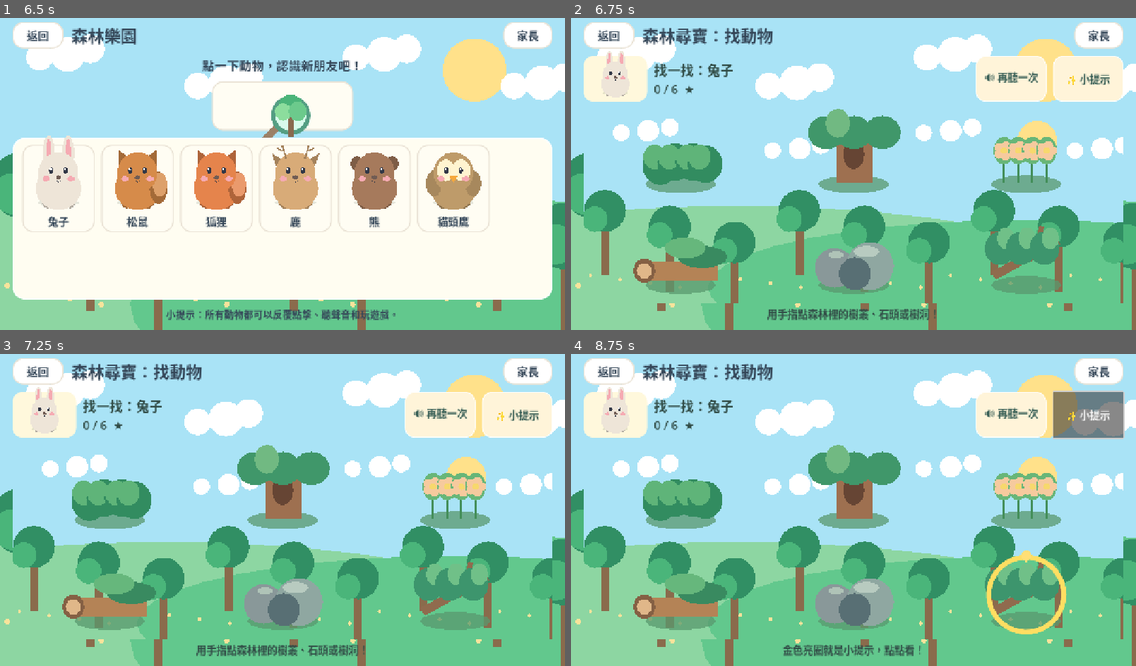
Above: before the commit, frames 1-4 (two rows, left to right).
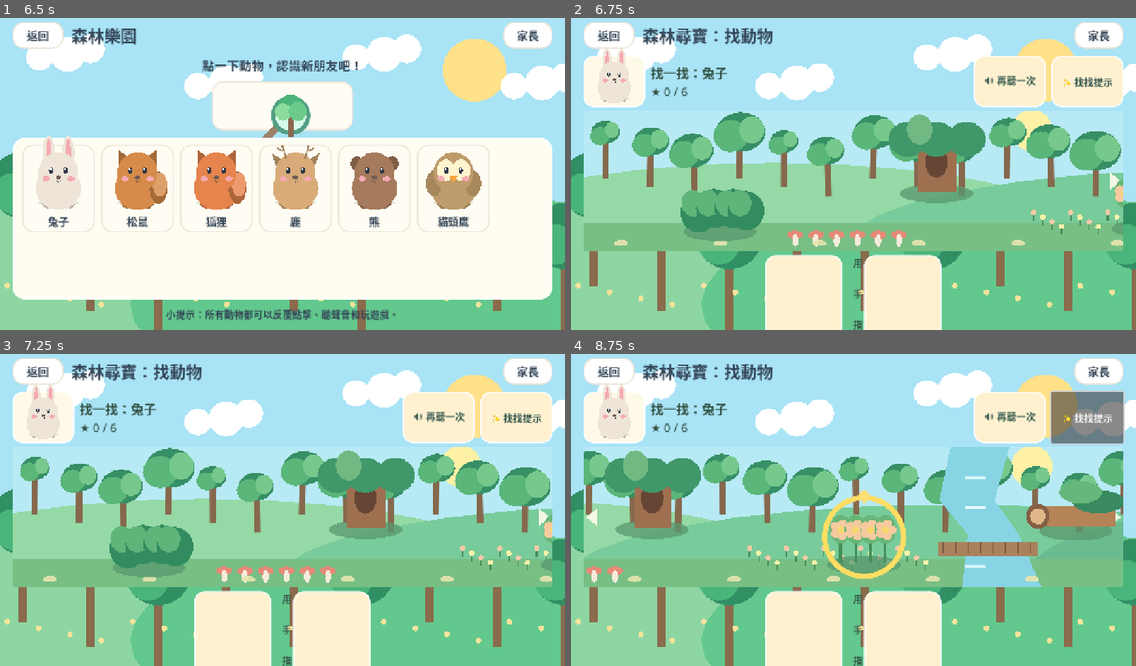
Above: after the commit, the same moments.

Repository: jimmy0933b3-sudo/farm
Game: Godot game, scene res://scenes/Main.tscn
Two runs of this game, one before a commit and one after it. Both use one fixed random seed, a clock stepped at 60 frames per second and the inputs below.
Inputs (mouse positions are in pixels of both pictures, inside the frame that each line leads up to):
- Up to frame 1 (6.5 s): click (90, 142) at 0.52 s; click "返回" at 1.25 s; click (90, 142) at 2.02 s; click "家長" at 2.75 s; click (282, 174) at 3.52 s; type "12" at 3.6 s; click "確認" at 4.25 s; click "返回" at 5 s; click (220, 142) at 5.77 s
- Up to frame 2 (6.75 s): click (853, 105) at 6.5 s
- Up to frame 3 (7.25 s): no input
- Up to frame 4 (8.75 s): click "🔊 再聽一次" at 7.25 s; click "✨ 小提示" (after the commit: "✨ 找找提示") at 8 s

Frame 1 is identical in both runs. In frame 2, 46% of the frame differs, in the area x 2-98%, y 9-100%; in frame 3, 46%; in frame 4, 47%.

Commit message:
feat(forest): replace six-grid with continuous forest adventure and resumable progress

Diff:
--- a/scripts/ForestDiscovery.gd
+++ b/scripts/ForestDiscovery.gd
@@ -1,13 +1,10 @@
 extends VBoxContainer
-## Child-friendly forest search: visual target, spoken guide, six real
-## hiding locations with shuffled positions on each replay, no timer.
+## A complete, readable-at-age-four large forest adventure.
+## Keeps compatibility with the existing forest game/test interface.
 signal completed
 
 const AnimalArt = preload("res://scripts/AnimalArt.gd")
-const Backdrop = preload("res://scripts/Backdrop.gd")
-const Spot = preload("res://scripts/ForestHideSpot.gd")
-
-const COVERS: Array = ["bush","trunk","flowers","log","rocks","branch"]
+const Map = preload("res://scripts/ForestPanMap.gd")
 const ORDER: Array = ["rabbit","squirrel","fox","deer","bear","owl"]
 
 var animal_info: Array = []
@@ -23,7 +20,6 @@
 var target_label: Label
 var status_label: Label
 var subtitle: Label
-var rng := RandomNumberGenerator.new()
 var moving_on: bool = false
 
 func setup(animals: Array, store, narrator) -> void:
@@ -32,102 +28,98 @@
 	sound = narrator
 
 func _ready() -> void:
-	add_theme_constant_override("separation",7)
+	add_theme_constant_override("separation",8)
 	size_flags_vertical = Control.SIZE_EXPAND_FILL
 	size_flags_horizontal = Control.SIZE_EXPAND_FILL
-	rng.randomize()
-	# Hidden places shuffle while the six educational prompts stay predictable.
-	placement = ORDER.duplicate()
-	placement.shuffle()
-	var prompt_row=HBoxContainer.new()
-	prompt_row.add_theme_constant_override("separation",15)
-	add_child(prompt_row)
+	var session: Dictionary = save_data.get_forest_explore_session(ORDER)
+	placement = session.get("placement",[]).duplicate()
+	var discovered: Array = session.get("found",[])
+	for animal_id in discovered:
+		found.append(placement.find(animal_id))
+	round_index = found.size()
+
+	var banner = HBoxContainer.new()
+	banner.add_theme_constant_override("separation",12)
+	add_child(banner)
 	var target_frame=PanelContainer.new()
-	target_frame.custom_minimum_size=Vector2(145,105)
+	target_frame.custom_minimum_size=Vector2(140,112)
 	var style=StyleBoxFlat.new()
-	style.bg_color=Color("#FFF8DC")
-	style.set_corner_radius_all(24)
-	style.content_margin_left=10
-	style.content_margin_right=10
-	style.content_margin_top=8
-	style.content_margin_bottom=8
+	style.bg_color=Color("#FFFAE8")
+	style.set_corner_radius_all(22)
+	style.set_border_width_all(3)
+	style.border_color=Color("#FFFFFF")
+	style.content_margin_left=8
+	style.content_margin_right=8
+	style.content_margin_top=6
+	style.content_margin_bottom=6
 	target_frame.add_theme_stylebox_override("panel",style)
-	prompt_row.add_child(target_frame)
-	target_art=AnimalArt.new()
+	banner.add_child(target_frame)
+	target_art = AnimalArt.new()
+	target_art.custom_minimum_size=Vector2(122,105)
 	target_art.mouse_filter=Control.MOUSE_FILTER_IGNORE
 	target_frame.add_child(target_art)
 	var words=VBoxContainer.new()
-	words.size_flags_horizontal=Control.SIZE_EXPAND_FILL
+	words.size_flags_horizontal = Control.SIZE_EXPAND_FILL
 	words.alignment=BoxContainer.ALIGNMENT_CENTER
-	prompt_row.add_child(words)
-	target_label=_text("找到這隻動物！",30)
+	banner.add_child(words)
+	target_label=_text("找找看，動物藏哪裡？",29)
 	words.add_child(target_label)
-	status_label=_text("○ ○ ○ ○ ○ ○",26)
+	status_label=_text("★ 0 / 6",26)
 	words.add_child(status_label)
-	var speak_button=_round_button("🔊 再聽一次",Callable(self,"repeat_hint"))
-	prompt_row.add_child(speak_button)
-	var help_button=_round_button("✨ 小提示",Callable(self,"hint_target"))
-	prompt_row.add_child(help_button)
-	stage=Control.new()
-	stage.clip_contents=true
-	stage.custom_minimum_size=Vector2(520,315)
+	banner.add_child(_rounded("🔊 再聽一次",Callable(self,"repeat_hint"),Vector2(164,75)))
+	banner.add_child(_rounded("✨ 找找提示",Callable(self,"hint_target"),Vector2(164,75)))
+	stage=Map.new()
+	stage.setup(animal_info,placement,bool(save_data.data["settings"].get("reduce_motion",false)))
+	stage.custom_minimum_size=Vector2(550,320)
+	stage.hideout_tapped.connect(attempt_spot)
 	stage.size_flags_vertical=Control.SIZE_EXPAND_FILL
 	stage.size_flags_horizontal=Control.SIZE_EXPAND_FILL
 	add_child(stage)
-	var bg=Backdrop.new()
-	bg.scene_type="forest"
-	bg.mouse_filter=Control.MOUSE_FILTER_IGNORE
-	bg.set_anchors_and_offsets_preset(Control.PRESET_FULL_RECT)
-	stage.add_child(bg)
-	for i in range(placement.size()):
-		var spot=Spot.new()
-		spot.setup(i,str(COVERS[i]),_get_animal(str(placement[i])))
-		spot.inspected.connect(attempt_spot)
-		stage.add_child(spot)
-		spots.append(spot)
-	stage.resized.connect(_position_spots)
-	call_deferred("_position_spots")
-	var legend=_text("摸摸樹叢或樹洞，看看誰躲在裡面。",23)
-	legend.horizontal_alignment=HORIZONTAL_ALIGNMENT_CENTER
-	add_child(legend)
-	subtitle=legend
+	spots=stage.spots
+	for index in found:
+		if index>=0 and index<spots.size():
+			spots[index].reveal()
+	var arrows=HBoxContainer.new()
+	arrows.add_theme_constant_override("separation",24)
+	arrows.alignment=BoxContainer.ALIGNMENT_CENTER
+	add_child(arrows)
+	arrows.add_child(_rounded("◀ 往左",Callable(self,"_move_left"),Vector2(175,64)))
+	arrows.add_child(_text("用手指拖動森林找動物",22))
+	arrows.add_child(_rounded("往右 ▶",Callable(self,"_move_right"),Vector2(175,64)))
+	subtitle=_text("看看樹洞、草叢和小溪旁！",22)
+	subtitle.horizontal_alignment=HORIZONTAL_ALIGNMENT_CENTER
+	add_child(subtitle)
 	_show_target(true)
+
+func _move_left() -> void:
+	stage.pan_by(-stage.size.x*0.65)
+
+func _move_right() -> void:
+	stage.pan_by(stage.size.x*0.65)
 
 func _text(text: String, font_size: int) -> Label:
 	var label=Label.new()
 	label.text=text
 	label.add_theme_font_size_override("font_size",font_size)
-	label.add_theme_color_override("font_color",Color("#314C46"))
+	label.add_theme_color_override("font_color",Color("#365548"))
 	label.vertical_alignment=VERTICAL_ALIGNMENT_CENTER
 	label.autowrap_mode=TextServer.AUTOWRAP_WORD_SMART
 	return label
 
-func _round_button(label: String, callback: Callable) -> Button:
-	var b=Button.new()
-	b.text=label
-	b.custom_minimum_size=Vector2(160,77)
-	b.add_theme_font_size_override("font_size",23)
-	b.add_theme_color_override("font_color",Color("#375E55"))
-	var box=StyleBoxFlat.new()
-	box.bg_color=Color("#FFF4D9")
-	box.set_corner_radius_all(22)
-	box.set_border_width_all(2)
-	box.border_color=Color("#FFFFFF")
-	b.add_theme_stylebox_override("normal",box)
-	b.pressed.connect(callback)
-	return b
-
-func _position_spots() -> void:
-	if not is_instance_valid(stage) or stage.size.x<=0.0 or stage.size.y<=0.0:
-		return
-	var size_x=minf(185.0,stage.size.x/3.35)
-	var size_y=minf(170.0,stage.size.y/2.12)
-	var cols=[0.18,0.50,0.82]
-	var rows=[0.25,0.76]
-	for i in range(spots.size()):
-		var spot=spots[i]
-		spot.size=Vector2(size_x,size_y)
-		spot.position=Vector2(stage.size.x*float(cols[i%3])-size_x*0.5,stage.size.y*float(rows[int(i/3)])-size_y*0.5)
+func _rounded(label: String, action: Callable, minimum: Vector2) -> Button:
+	var button=Button.new()
+	button.text=label
+	button.custom_minimum_size=minimum
+	button.add_theme_font_size_override("font_size",22)
+	button.add_theme_color_override("font_color",Color("#31564C"))
+	var style=StyleBoxFlat.new()
+	style.bg_color=Color("#FFF1D0")
+	style.set_corner_radius_all(23)
+	style.set_border_width_all(3)
+	style.border_color=Color("#FFFFFF")
+	button.add_theme_stylebox_override("normal",style)
+	button.pressed.connect(action)
+	return button
 
 func _get_animal(id: String) -> Dictionary:
 	for entry in animal_info:
@@ -147,36 +139,37 @@
 	if moving_on or round_index>=ORDER.size():
 		return
 	var label=str(_get_animal(current_target()).get("name","動物"))
-	sound.speak("找找看，%s 藏在森林哪裡呢？點樹叢、樹洞，找找牠！" % label)
+	sound.speak("找找看，%s 藏在大森林哪裡？左右滑動森林，摸摸草叢、樹洞和石頭。" % label)
 
 func hint_target() -> void:
 	if moving_on:
 		return
-	var i=target_spot()
-	if i>=0 and i<spots.size():
-		spots[i].set_hint(true)
-		subtitle.text="金色亮圈就是小提示，點點看！"
-		sound.speak("你看，發亮的地方有小秘密喔！")
+	var index=target_spot()
+	if index>=0 and index<spots.size():
+		spots[index].set_hint(true)
+		stage.focus_spot(index)
+		subtitle.text="跟著金色亮圈，找找小動物！"
+		sound.speak("順著亮亮的金色光圈找一找，就在附近喔！")
 
-func attempt_spot(i: int) -> void:
-	if moving_on or i<0 or i>=spots.size() or i in found:
+func attempt_spot(index: int) -> void:
+	if moving_on or index<0 or index>=spots.size() or found.has(index):
 		return
-	if i!=target_spot():
+	if index!=target_spot():
 		miss_count+=1
-		subtitle.text="不是這裡喔，再找找看！"
+		subtitle.text="沒關係，再看看其他地方！"
 		if miss_count>=2:
 			hint_target()
 		else:
-			sound.speak("再看看其他樹叢，動物朋友還在等你。")
+			sound.speak("動物朋友還在躲貓貓，再找找其他地方！")
 		return
 	moving_on=true
-	found.append(i)
+	found.append(index)
 	var id=current_target()
-	spots[i].reveal()
-	save_data.mark_forest_found(id)
-	status_label.text="%s / 6  ★" % str(found.size())
+	spots[index].reveal()
+	save_data.record_forest_explore_found(id)
+	status_label.text="★ %d / 6" % found.size()
 	subtitle.text="找到%s了！" % str(_get_animal(id).get("name","動物"))
-	sound.speak("找到了！是%s！你好厲害！" % str(_get_animal(id).get("name","動物")))
+	sound.speak("找到啦！這是%s！好厲害！" % str(_get_animal(id).get("name","動物")))
 	_continue_later(round_index)
 
 func _continue_later(previous_round: int) -> void:
@@ -187,6 +180,7 @@
 	miss_count=0
 	moving_on=false
 	if round_index>=ORDER.size():
+		save_data.finish_forest_explore(ORDER)
 		completed.emit()
 	else:
 		_show_target(false)
@@ -195,11 +189,11 @@
 	var animal=_get_animal(current_target())
 	target_art.setup(animal)
 	target_label.text="找一找：%s" % str(animal.get("name","動物"))
-	status_label.text="%s / 6  ★" % str(found.size())
-	subtitle.text="用手指點森林裡的樹叢、石頭或樹洞！"
+	status_label.text="★ %d / 6" % found.size()
+	subtitle.text="左右滑動森林，再點樹叢找找看！"
 	for spot in spots:
 		spot.set_hint(false)
 	if first_round:
-		sound.speak("歡迎來到森林尋寶！看看上面的動物圖片，點樹叢、石頭和樹洞，找出躲起來的動物朋友。")
+		sound.speak("歡迎來到大森林探索！看上面要找的動物圖片。用手指左右滑動森林，再點樹洞、草叢和石頭，找動物朋友！")
 	else:
 		repeat_hint()
--- a/scripts/SaveData.gd
+++ b/scripts/SaveData.gd
@@ -13,6 +13,9 @@
 		"collected": [],
 		"completed": [],
 		"forest_found": [],
+		"forest_explore_session": {},
+		"forest_explore_runs": 0,
+		"forest_explore_previous": [],
 		"care": {},
 		"settings": {"music": true, "sound": true, "speech": true, "reduce_motion": false},
 		"last_screen": "home"
@@ -79,6 +82,54 @@
 	unlock(animal_id)
 	save()
 
+func get_forest_explore_session(order: Array) -> Dictionary:
+	var session = data.get("forest_explore_session",{})
+	var valid = session is Dictionary
+	if valid:
+		valid = session.get("placement",null) is Array and session.get("found",null) is Array
+	if valid:
+		var positions: Array = session["placement"]
+		var old_found: Array = session["found"]
+		valid = positions.size() == order.size() and old_found.size() < order.size()
+		if valid:
+			for id in order:
+				if positions.count(id)!=1:
+					valid=false
+			for i in range(old_found.size()):
+				if old_found[i] != order[i]:
+					valid=false
+	if not valid:
+		var positions: Array=order.duplicate()
+		positions.shuffle()
+		if positions==data.get("forest_explore_previous",[]):
+			positions.reverse()
+		session = {"placement":positions,"found":[]}
+		data["forest_explore_session"]=session
+		save()
+	return session
+
+func record_forest_explore_found(animal_id: String) -> void:
+	var session: Dictionary = data.get("forest_explore_session",{})
+	if session.is_empty():
+		return
+	var discovered: Array = session.get("found",[])
+	if not discovered.has(animal_id):
+		discovered.append(animal_id)
+	if not data["forest_found"].has(animal_id):
+		data["forest_found"].append(animal_id)
+	if not data["collected"].has(animal_id):
+		data["collected"].append(animal_id)
+	save()
+
+func finish_forest_explore(order: Array) -> void:
+	var session: Dictionary=data.get("forest_explore_session",{})
+	if session.get("found",[])!=order:
+		return
+	data["forest_explore_runs"]=int(data.get("forest_explore_runs",0))+1
+	data["forest_explore_previous"]=session.get("placement",[]).duplicate()
+	data["forest_explore_session"]={}
+	save()
+
 func care_stats(animal_id: String) -> Dictionary:
 	if not data["care"].has(animal_id):
 		data["care"][animal_id] = {"food": 60, "clean": 75, "happy": 70}
